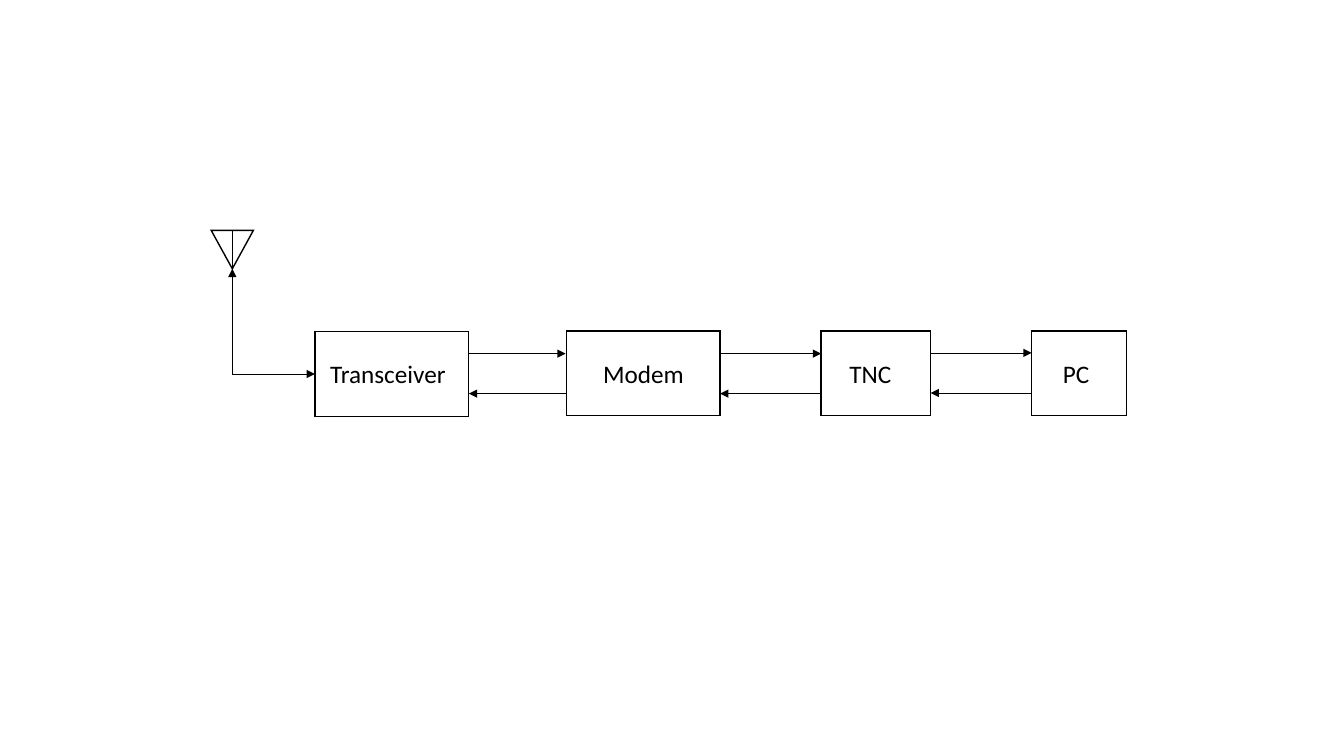
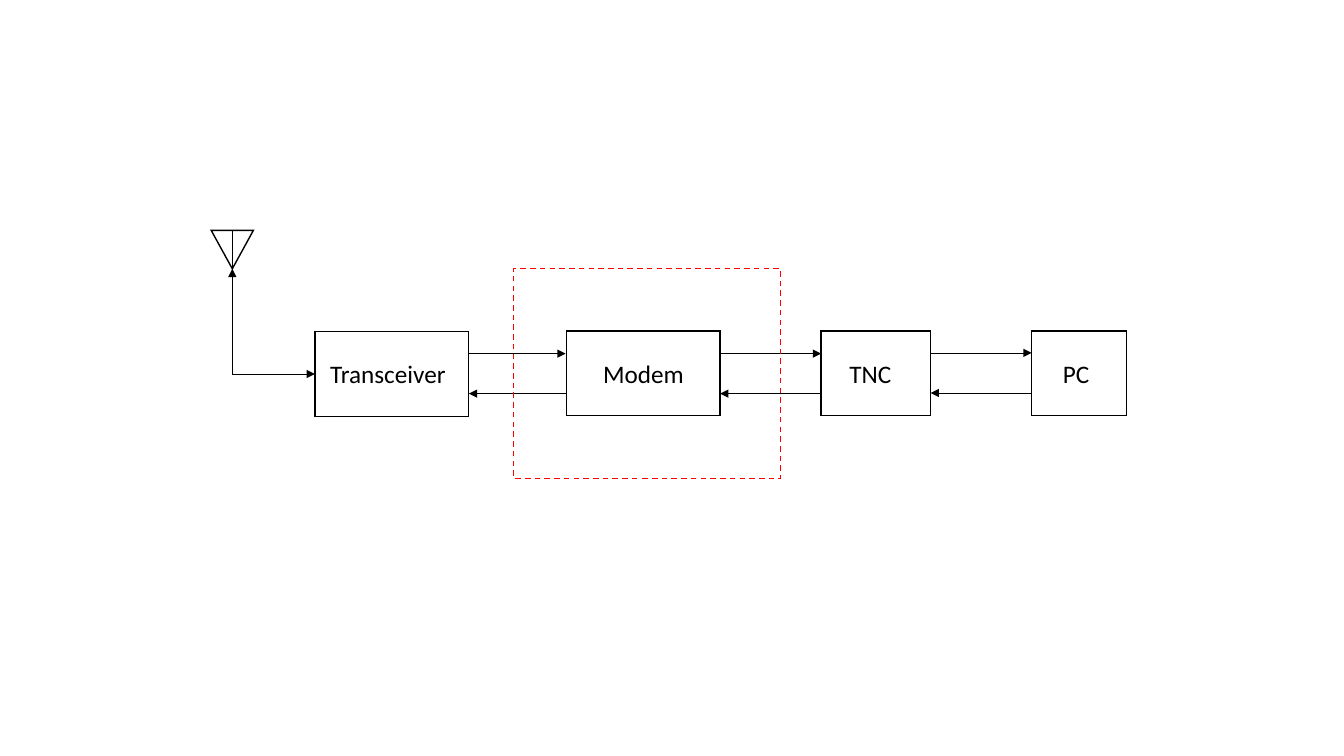
Before and after one commit to RadioInnovators/SD, a slide deck: slide 1 of Documents/Design Document/Design Document Figures.pptm. Drawn at 1344x756 pixels with LibreOffice and Linux fonts; fonts in the diff are those of the drawing. Boxes give left, top, right and bottom in pixels: in the first picture for what was removed or moved away, otherwise in the second. Text is boxed around its words. In the diff, an @@ line names an element or a change of style, - is before the commit and + after.

```diff
--- a/Documents/Design Document/Design Document Figures.pptm
+++ b/Documents/Design Document/Design Document Figures.pptm
@@ rectangle added at (x1=514, y1=269, x2=781, y2=479), outline #FF0000 1 pt dashed @@
```
Also in this commit, not shown: 3 other slides changed.
